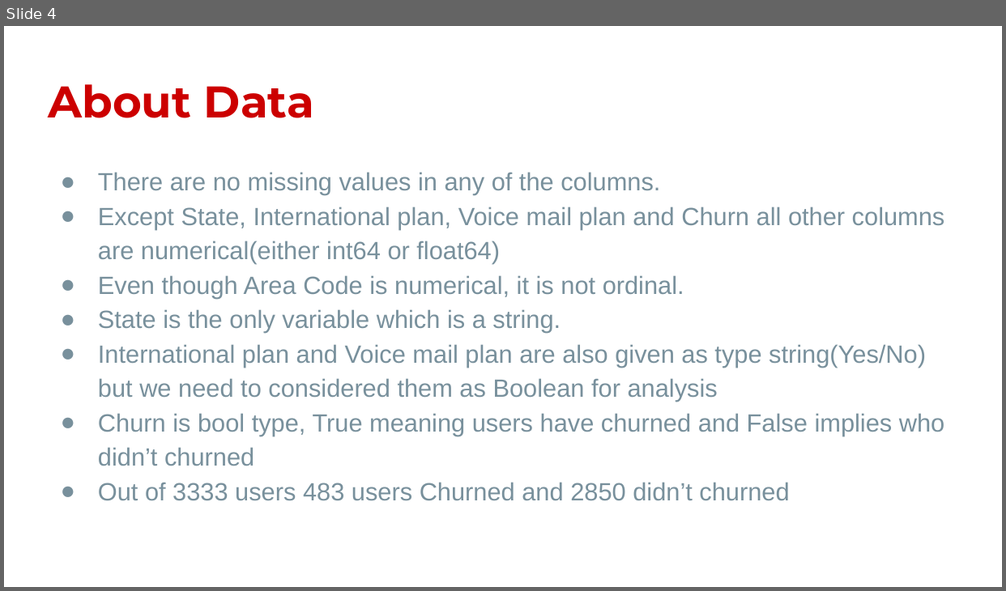
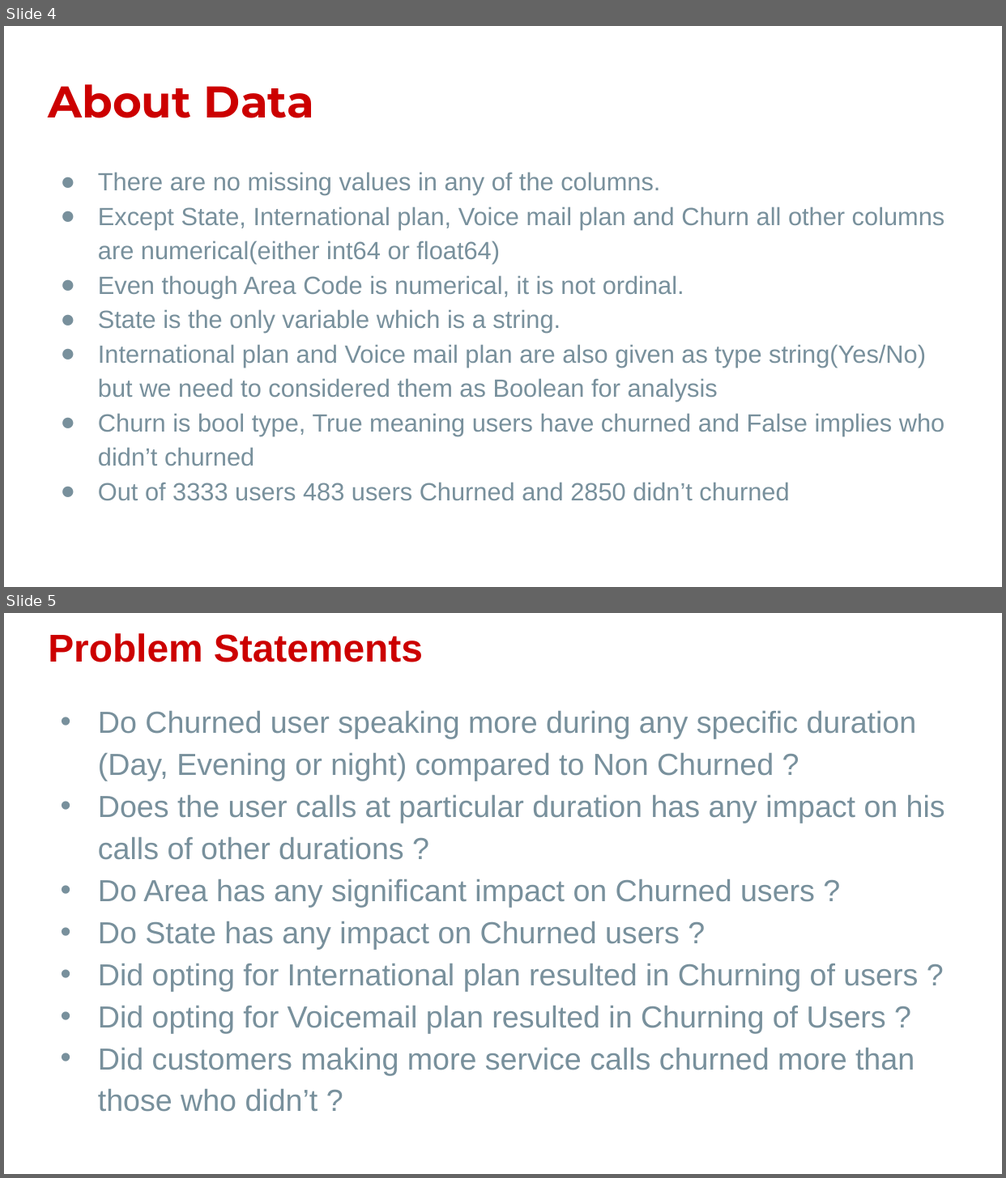
Before and after one commit to codes-by-vamshi/EDA-TelecomChurn, a slide deck: Project Presentation.pptx. Shown one above the other, each under a label of ours: slide 4 before the commit, slides 4 and 5 after it. The pictures are 1006x591 and 1006x1178 pixels, drawn with LibreOffice and Linux fonts; fonts in the diff are those of the drawing; background and template pictures are left out. Boxes give left, top, right and bottom in pixels: in the first picture for what was removed or moved away, otherwise in the second. Text is boxed around its words. In the diff, an @@ line names an element or a change of style, - is before the commit and + after.

```diff
--- a/Project Presentation.pptx
+++ b/Project Presentation.pptx
@@ slide 5 added at [4,613,1002,1174], background #FFFFFF @@
@@ title added at [48,633,423,662], 28 pt, text #CC0000, bold @@
+Problem Statements
@@ text added at [98,711,945,1112], 22 pt, text #78909C @@
+• Do Churned user speaking more during any specific duration (Day, Evening or night) compared to Non Churned ?
+• Does the user calls at particular duration has any impact on his calls of other durations ?
+• Do Area has any significant impact on Churned users ?
+• Do State has any impact on Churned users ?
+• Did opting for International plan resulted in Churning of users ?
+• Did opting for Voicemail plan resulted in Churning of Users ?
+• Did customers making more service calls churned more than those who didn’t ?
```
Also in this commit, not shown: 1 slide changed, 1 other slide added, 1 other file.
